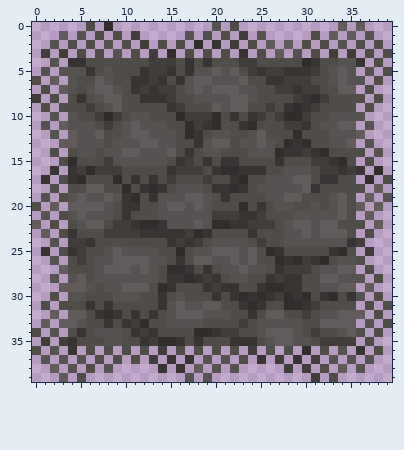
One commit to this pixel-art sprite: res/images/floor_stone.png. That is the earlier state.
The file is 40x40 pixels.
After:
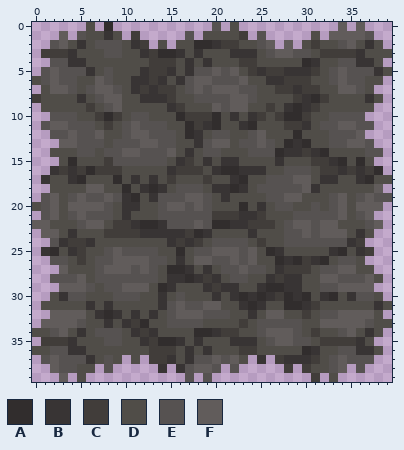
Palette (. is transparent): A #312d2d  B #383434  C #413d3a  D #504d48  E #565251  F #615c5b
Log entry: change floor textures disering pattern
Edits made:
Colour A now appears in row 2 at x 19; in row 3 at x 14; in row 15 at x 36; in row 25 at x 2.
Colour B now appears in row 1 at x 8; in row 2 at x 5, 11 and 37; in row 3 at x 4, 12, 16, 18, 22, 24 and 36; in row 4 at x 37; in row 5 at x 38; in row 8 at x 37.
Colour B now appears in row 17 at x 36; in row 23 at x 36; in row 24 at x 3; in row 25 at x 36; in row 30 at x 3; in row 31 at x 38.
Colour B now appears in row 34 at x 37; in row 35 at x 36; in row 36 at x 5, 17, 19, 31 and 37; in row 37 at x 6, 28 and 30.
Colour C now appears in row 2 at x 21 and 31; in row 3 at x 2, 32 and 34; in row 16 at x 3 and 37; in row 35 at x 2; in row 36 at x 13, 15 and 23; in row 37 at x 14.
Colour D now appears in row 1 at x 6, 20 and 22; in row 2 at x 17, 23 and 33; in row 3 at x 6, 10, 20 and 38; in row 6 at x 37; in row 8 at x 1 and 3; in row 9 at x 2 and 36.
Colour D now appears in row 14 at x 3; in row 17 at x 2 and 38; in row 18 at x 3 and 37; in row 20 at x 3; in row 22 at x 3; in row 27 at x 36.
Colour D now appears in row 31 at x 2 and 36; in row 33 at x 38; in row 34 at x 1; in row 36 at x 1, 7, 9, 11, 21, 25, 27, 29 and 33; in row 37 at x 16 and 32; in row 38 at x 5 and 31.
Colour E now appears in row 2 at x 7, 9 and 25; in row 3 at x 8, 26 and 30; in row 4 at x 3; in row 5 at x 36; in row 6 at x 1 and 3; in row 7 at x 36.
Colour E now appears in row 10 at x 3; in row 11 at x 36; in row 12 at x 3; in row 14 at x 37; in row 19 at x 36 and 38; in row 20 at x 1.
Colour E now appears in row 21 at x 36; in row 22 at x 37; in row 26 at x 3; in row 28 at x 3; in row 30 at x 37; in row 36 at x 3 and 35.
Colour E now appears in row 37 at x 4, 8, 18 and 36; in row 38 at x 3, 17 and 33.
Colour F now appears in row 1 at x 34 and 36; in row 2 at x 3 and 35; in row 3 at x 28; in row 5 at x 2; in row 7 at x 2; in row 11 at x 2.
Colour F now appears in row 13 at x 36; in row 19 at x 2; in row 20 at x 37; in row 21 at x 2; in row 22 at x 1; in row 23 at x 2.
Colour F now appears in row 28 at x 37; in row 29 at x 36; in row 32 at x 3 and 37; in row 33 at x 2 and 36; in row 34 at x 3; in row 37 at x 2, 20, 22 and 34.
Colour F now appears in row 38 at x 19.
Boxes around the changes in both pictures, in picture pixels (x1, y1, x2, y2):
added: (41, 31, 383, 373)
